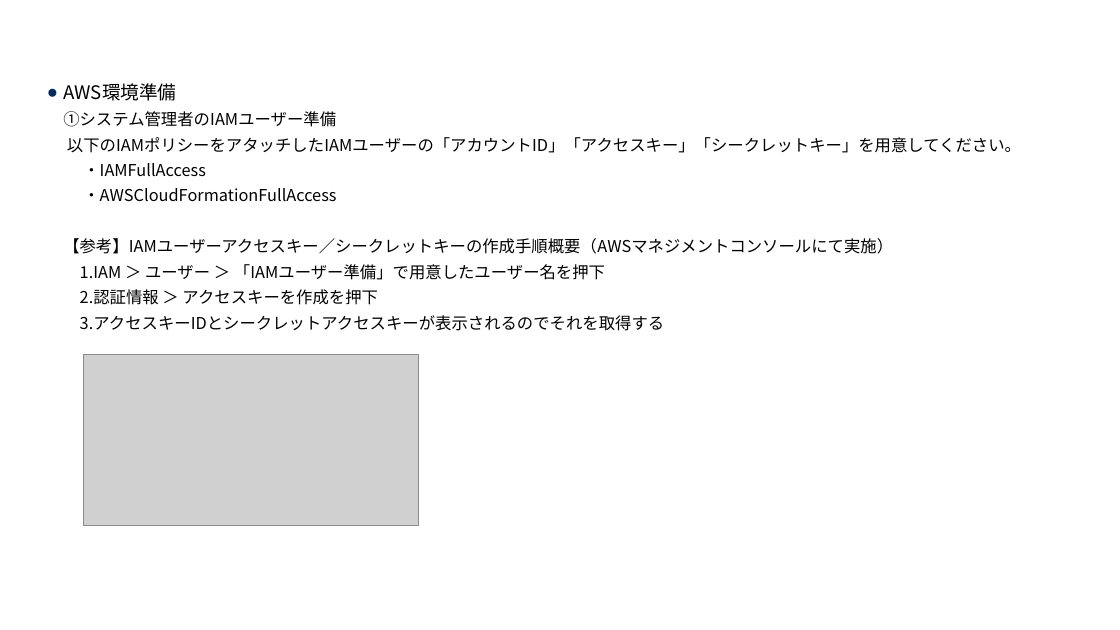
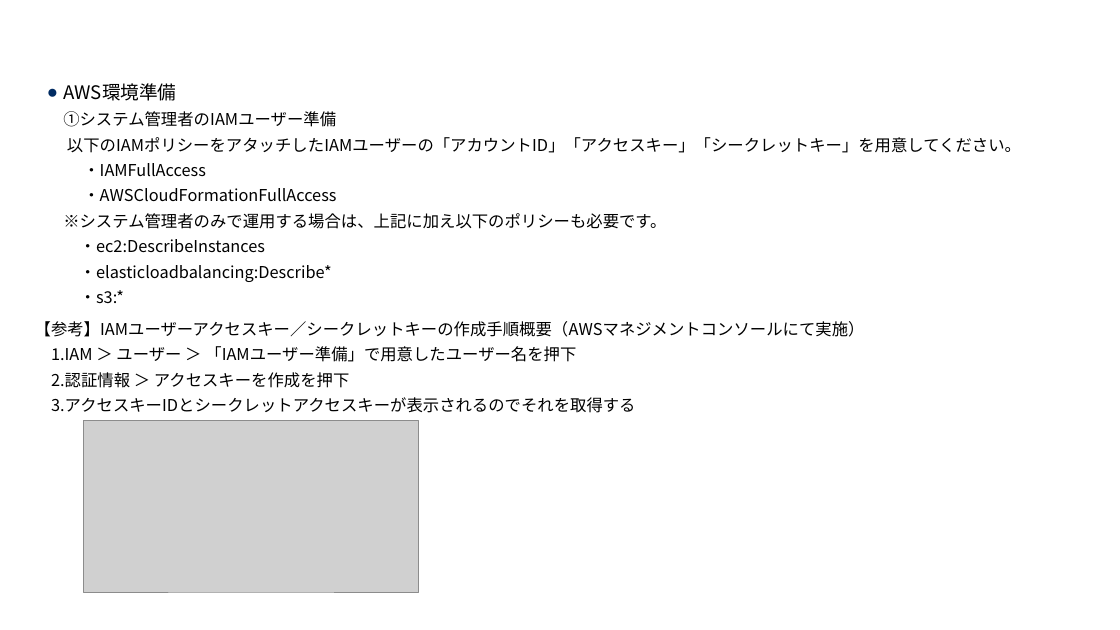
Before and after one commit to exastro-suite/it-automation-docs, a slide deck: slide 9 of asset/SettingSamples_ja/cloud-system-template-1st-aws-install_ja.pptx. Drawn at 1120x630 pixels with LibreOffice and Linux fonts; fonts in the diff are those of the drawing; grey boxes stand for pictures; background and template pictures are left out. Boxes give left, top, right and bottom in pixels: in the first picture for what was removed or moved away, otherwise in the second. Text is boxed around its words. In the diff, an @@ line names an element or a change of style, - is before the commit and + after.

```diff
--- a/asset/SettingSamples_ja/cloud-system-template-1st-aws-install_ja.pptx
+++ b/asset/SettingSamples_ja/cloud-system-template-1st-aws-install_ja.pptx
@@ text at <box>63,213,666,303</box>: text changed @@
-  【参考】IAMユーザーアクセスキー／シークレットキーの作成手順概要（AWSマネジメントコンソールにて実施）
-  1.IAM ＞ ユーザー ＞ 「IAMユーザー準備」で用意したユーザー名を押下
-  2.認証情報 ＞ アクセスキーを作成を押下
-  3.アクセスキーIDとシークレットアクセスキーが表示されるのでそれを取得する
+  ※システム管理者のみで運用する場合は、上記に加え以下のポリシーも必要です。
+  ・ec2:DescribeInstances
+  ・elasticloadbalancing:Describe*
+  ・s3:*
@@ text added at <box>35,321,865,413</box>, 14 pt, text #000000 @@
+  【参考】IAMユーザーアクセスキー／シークレットキーの作成手順概要（AWSマネジメントコンソールにて実施）
+  1.IAM ＞ ユーザー ＞ 「IAMユーザー準備」で用意したユーザー名を押下
+  2.認証情報 ＞ アクセスキーを作成を押下
+  3.アクセスキーIDとシークレットアクセスキーが表示されるのでそれを取得する
@@ picture: place and size @@
-picture at <box>84,355,419,526</box>
+picture at <box>84,421,419,592</box>
```
Also in this commit, not shown: 1 other file.
